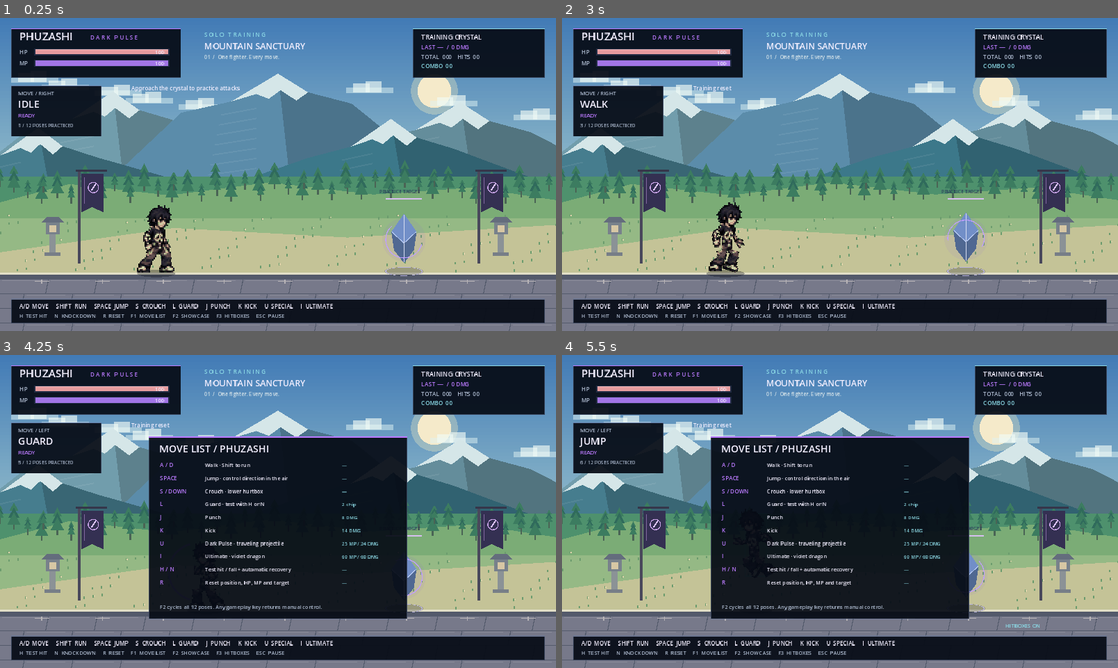
Above: before the commit, frames 1-4 (two rows, left to right).
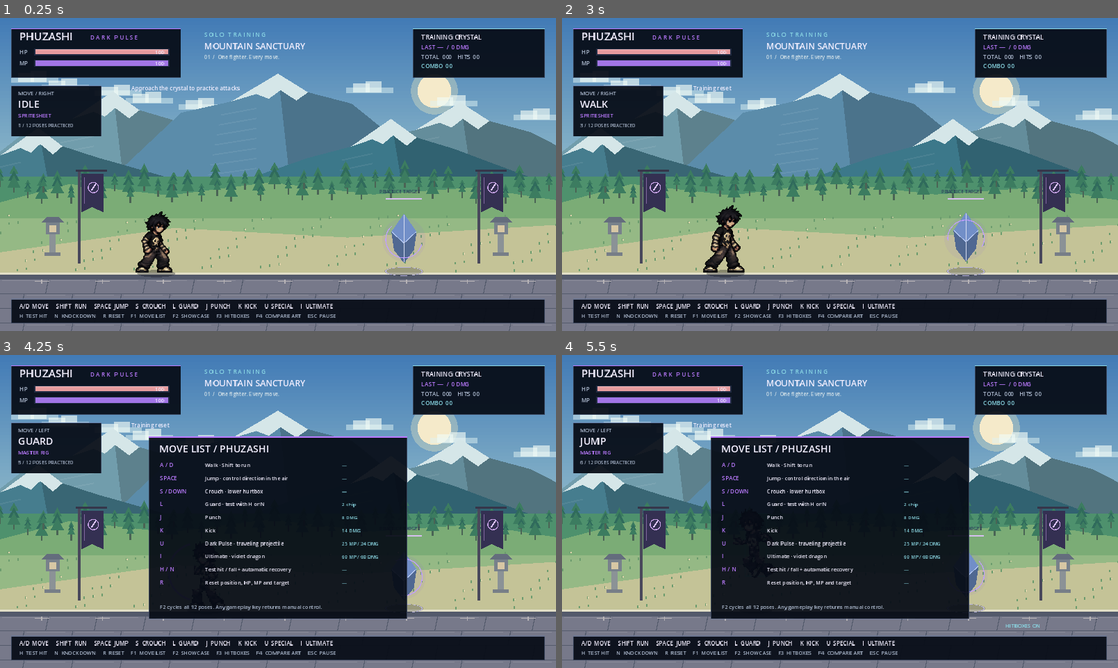
Above: after the commit, the same moments.

Repository: poohkk567-sys/game
Game: Godot game, scene res://scenes/main.tscn
Two runs of this game, one before a commit and one after it. Both use one fixed random seed, a clock stepped at 60 frames per second and the inputs below.
Inputs:
- Up to frame 1 (0.25 s): no input
- Up to frame 2 (3 s): tap Enter at 0.5 s; hold D (move_right) 0.53-1.28 s; hold S (crouch) 0.53-1.28 s; tap Space (jump) at 0.77, 1.07, 1.52, 1.55, 1.82, 2.1 s; tap Shift (run) at 0.8, 1.35 s; tap R (reset) at 1.25, 2.75 s; hold Down 1.28-2.03 s; hold S (crouch) 2.03-2.78 s; hold D (move_right) from 2.03 s (still down); tap S (crouch) at 2.85 s
- Up to frame 3 (4.25 s): tap Space (jump) at 3.02, 3.32, 3.77, 3.8, 4.07 s; tap Shift (run) at 3.05 s; release D (move_right) at 3.53 s; hold A (move_left) from 3.53 s (still down); hold L (guard) from 3.53 s (still down); tap F1 (help) at 4.15 s
- Up to frame 4 (5.5 s): release L (guard) at 4.28 s; tap K (kick) at 4.35 s; tap Space (jump) at 4.52, 4.82 s; tap S (crouch) at 4.55 s; tap F3 (hitboxes) at 4.9 s; release A (move_left) at 5.03 s; hold Down from 5.03 s (still down); hold Shift (run) from 5.03 s (still down); tap J (punch) at 5.1 s

The runs differ from the first frame. In frame 1, 0.8% of the frame differs, in the area x 3-61%, y 30-96%; in frame 2, 0.9%; in frame 3, 0.1%; in frame 4, 0.1%.

Commit message:
Use the idle and walk spritesheet in the playable training scene

Diff:
--- /dev/null
+++ b/assets/characters/drafts/alpha_cutout.gdshader
@@ -0,0 +1,8 @@
+shader_type canvas_item;
+// The generated draft contains faint stray alpha beyond the actual silhouettes.
+// Keep the source PNG intact and suppress that noise only while rendering.
+void fragment() {
+	if (COLOR.a < 0.5) {
+		discard;
+	}
+}
--- /dev/null
+++ b/assets/characters/drafts/idle_walk_frames.tres
@@ -0,0 +1,160 @@
+[gd_resource type="SpriteFrames" format=3]
+
+[ext_resource type="Texture2D" path="res://assets/characters/drafts/idle_walk_draft.png" id="1_h15kn"]
+
+[sub_resource type="AtlasTexture" id="AtlasTexture_7l8gm"]
+atlas = ExtResource("1_h15kn")
+region = Rect2(68, 56, 155, 267)
+margin = Rect2(72, 73, 165, 95)
+filter_clip = true
+
+[sub_resource type="AtlasTexture" id="AtlasTexture_ppm2m"]
+atlas = ExtResource("1_h15kn")
+region = Rect2(340, 64, 156, 259)
+margin = Rect2(72, 81, 164, 103)
+filter_clip = true
+
+[sub_resource type="AtlasTexture" id="AtlasTexture_wol80"]
+atlas = ExtResource("1_h15kn")
+region = Rect2(611, 62, 155, 261)
+margin = Rect2(71, 79, 165, 101)
+filter_clip = true
+
+[sub_resource type="AtlasTexture" id="AtlasTexture_oa8ak"]
+atlas = ExtResource("1_h15kn")
+region = Rect2(882, 77, 157, 246)
+margin = Rect2(71, 94, 163, 116)
+filter_clip = true
+
+[sub_resource type="AtlasTexture" id="AtlasTexture_ttc5q"]
+atlas = ExtResource("1_h15kn")
+region = Rect2(1153, 73, 158, 250)
+margin = Rect2(73, 90, 162, 112)
+filter_clip = true
+
+[sub_resource type="AtlasTexture" id="AtlasTexture_f47nf"]
+atlas = ExtResource("1_h15kn")
+region = Rect2(1425, 64, 156, 259)
+margin = Rect2(72, 81, 164, 103)
+filter_clip = true
+
+[sub_resource type="AtlasTexture" id="AtlasTexture_jqva7"]
+atlas = ExtResource("1_h15kn")
+region = Rect2(1694, 56, 158, 267)
+margin = Rect2(68, 73, 162, 95)
+filter_clip = true
+
+[sub_resource type="AtlasTexture" id="AtlasTexture_iqxm5"]
+atlas = ExtResource("1_h15kn")
+region = Rect2(1966, 56, 156, 267)
+margin = Rect2(71, 73, 164, 95)
+filter_clip = true
+
+[sub_resource type="AtlasTexture" id="AtlasTexture_i0auw"]
+atlas = ExtResource("1_h15kn")
+region = Rect2(51, 387, 174, 286)
+margin = Rect2(66, 54, 146, 76)
+filter_clip = true
+
+[sub_resource type="AtlasTexture" id="AtlasTexture_x31r7"]
+atlas = ExtResource("1_h15kn")
+region = Rect2(320, 387, 179, 286)
+margin = Rect2(63, 54, 141, 76)
+filter_clip = true
+
+[sub_resource type="AtlasTexture" id="AtlasTexture_5p427"]
+atlas = ExtResource("1_h15kn")
+region = Rect2(594, 387, 175, 286)
+margin = Rect2(62, 54, 145, 76)
+filter_clip = true
+
+[sub_resource type="AtlasTexture" id="AtlasTexture_unm8p"]
+atlas = ExtResource("1_h15kn")
+region = Rect2(866, 387, 180, 286)
+margin = Rect2(63, 54, 140, 76)
+filter_clip = true
+
+[sub_resource type="AtlasTexture" id="AtlasTexture_axdl6"]
+atlas = ExtResource("1_h15kn")
+region = Rect2(1142, 387, 168, 286)
+margin = Rect2(68, 54, 152, 76)
+filter_clip = true
+
+[sub_resource type="AtlasTexture" id="AtlasTexture_crpw3"]
+atlas = ExtResource("1_h15kn")
+region = Rect2(1443, 388, 131, 285)
+margin = Rect2(98, 55, 189, 77)
+filter_clip = true
+
+[sub_resource type="AtlasTexture" id="AtlasTexture_o10lj"]
+atlas = ExtResource("1_h15kn")
+region = Rect2(1679, 387, 181, 286)
+margin = Rect2(61, 54, 139, 76)
+filter_clip = true
+
+[sub_resource type="AtlasTexture" id="AtlasTexture_qgxtg"]
+atlas = ExtResource("1_h15kn")
+region = Rect2(1954, 387, 171, 286)
+margin = Rect2(68, 54, 149, 76)
+filter_clip = true
+
+[resource]
+animations = [{
+"frames": [{
+"duration": 1.0,
+"texture": SubResource("AtlasTexture_7l8gm")
+}, {
+"duration": 1.0,
+"texture": SubResource("AtlasTexture_ppm2m")
+}, {
+"duration": 1.0,
+"texture": SubResource("AtlasTexture_wol80")
+}, {
+"duration": 1.0,
+"texture": SubResource("AtlasTexture_oa8ak")
+}, {
+"duration": 1.0,
+"texture": SubResource("AtlasTexture_ttc5q")
+}, {
+"duration": 1.0,
+"texture": SubResource("AtlasTexture_f47nf")
+}, {
+"duration": 1.0,
+"texture": SubResource("AtlasTexture_jqva7")
+}, {
+"duration": 1.0,
+"texture": SubResource("AtlasTexture_iqxm5")
+}],
+"loop": true,
+"name": &"IDLE",
+"speed": 6.0
+}, {
+"frames": [{
+"duration": 1.0,
+"texture": SubResource("AtlasTexture_i0auw")
+}, {
+"duration": 1.0,
+"texture": SubResource("AtlasTexture_x31r7")
+}, {
+"duration": 1.0,
+"texture": SubResource("AtlasTexture_5p427")
+}, {
+"duration": 1.0,
+"texture": SubResource("AtlasTexture_unm8p")
+}, {
+"duration": 1.0,
+"texture": SubResource("AtlasTexture_axdl6")
+}, {
+"duration": 1.0,
+"texture": SubResource("AtlasTexture_crpw3")
+}, {
+"duration": 1.0,
+"texture": SubResource("AtlasTexture_o10lj")
+}, {
+"duration": 1.0,
+"texture": SubResource("AtlasTexture_qgxtg")
+}],
+"loop": true,
+"name": &"WALK",
+"speed": 11.0
+}]
--- /dev/null
+++ b/assets/characters/drafts/idle_walk_manifest.json
@@ -0,0 +1,210 @@
+{
+	"alpha_threshold": 0.5,
+	"canvas": [
+		320,
+		362
+	],
+	"frames": [
+		{
+			"animation": "IDLE",
+			"floor_y": 323,
+			"frame": 0,
+			"region": [
+				68,
+				56,
+				155,
+				267
+			],
+			"waist_x": 156
+		},
+		{
+			"animation": "IDLE",
+			"floor_y": 323,
+			"frame": 1,
+			"region": [
+				340,
+				64,
+				156,
+				259
+			],
+			"waist_x": 428
+		},
+		{
+			"animation": "IDLE",
+			"floor_y": 323,
+			"frame": 2,
+			"region": [
+				611,
+				62,
+				155,
+				261
+			],
+			"waist_x": 700
+		},
+		{
+			"animation": "IDLE",
+			"floor_y": 323,
+			"frame": 3,
+			"region": [
+				882,
+				77,
+				157,
+				246
+			],
+			"waist_x": 971
+		},
+		{
+			"animation": "IDLE",
+			"floor_y": 323,
+			"frame": 4,
+			"region": [
+				1153,
+				73,
+				158,
+				250
+			],
+			"waist_x": 1240
+		},
+		{
+			"animation": "IDLE",
+			"floor_y": 323,
+			"frame": 5,
+			"region": [
+				1425,
+				64,
+				156,
+				259
+			],
+			"waist_x": 1513
+		},
+		{
+			"animation": "IDLE",
+			"floor_y": 323,
+			"frame": 6,
+			"region": [
+				1694,
+				56,
+				158,
+				267
+			],
+			"waist_x": 1786
+		},
+		{
+			"animation": "IDLE",
+			"floor_y": 323,
+			"frame": 7,
+			"region": [
+				1966,
+				56,
+				156,
+				267
+			],
+			"waist_x": 2055
+		},
+		{
+			"animation": "WALK",
+			"floor_y": 673,
+			"frame": 0,
+			"region": [
+				51,
+				387,
+				174,
+				286
+			],
+			"waist_x": 145
+		},
+		{
+			"animation": "WALK",
+			"floor_y": 673,
+			"frame": 1,
+			"region": [
+				320,
+				387,
+				179,
+				286
+			],
+			"waist_x": 417
+		},
+		{
+			"animation": "WALK",
+			"floor_y": 673,
+			"frame": 2,
+			"region": [
+				594,
+				387,
+				175,
+				286
+			],
+			"waist_x": 692
+		},
+		{
+			"animation": "WALK",
+			"floor_y": 673,
+			"frame": 3,
+			"region": [
+				866,
+				387,
+				180,
+				286
+			],
+			"waist_x": 963
+		},
+		{
+			"animation": "WALK",
+			"floor_y": 673,
+			"frame": 4,
+			"region": [
+				1142,
+				387,
+				168,
+				286
+			],
+			"waist_x": 1234
+		},
+		{
+			"animation": "WALK",
+			"floor_y": 673,
+			"frame": 5,
+			"region": [
+				1443,
+				388,
+				131,
+				285
+			],
+			"waist_x": 1505
+		},
+		{
+			"animation": "WALK",
+			"floor_y": 673,
+			"frame": 6,
+			"region": [
+				1679,
+				387,
+				181,
+				286
+			],
+			"waist_x": 1778
+		},
+		{
+			"animation": "WALK",
+			"floor_y": 673,
+			"frame": 7,
+			"region": [
+				1954,
+				387,
+				171,
+				286
+			],
+			"waist_x": 2046
+		}
+	],
+	"pivot": [
+		160,
+		340
+	],
+	"size": [
+		2172,
+		724
+	],
+	"source": "res://assets/characters/drafts/idle_walk_draft.png"
+}
--- a/scenes/phuzashi.tscn
+++ b/scenes/phuzashi.tscn
@@ -19,6 +19,7 @@
 
 [node name="Rig" type="Node2D" parent="."]
 script = ExtResource("2")
+use_draft_spritesheet = true
 
 [node name="CollisionShape2D" type="CollisionShape2D" parent="."]
 position = Vector2(0, -72)
--- /dev/null
+++ b/scripts/character/draft_sprite_animation.gd
@@ -0,0 +1,32 @@
+extends AnimatedSprite2D
+## Trial playback of complete illustrated frames. No bones or mesh deformation.
+const FRAMES: SpriteFrames = preload("res://assets/characters/drafts/idle_walk_frames.tres")
+const CUTOUT: Shader = preload("res://assets/characters/drafts/alpha_cutout.gdshader")
+const FRAME_SCALE: float = 52.0/286.0
+const PIVOT := Vector2(160,340)
+
+func _ready() -> void:
+	sprite_frames = FRAMES
+	centered = false
+	texture_filter = CanvasItem.TEXTURE_FILTER_NEAREST
+	scale = Vector2.ONE*FRAME_SCALE
+	position = -PIVOT*FRAME_SCALE
+	var cutout := ShaderMaterial.new()
+	cutout.shader = CUTOUT
+	material = cutout
+	visible = false
+
+func show_state(state: String, enabled: bool) -> bool:
+	var supported: bool = enabled and sprite_frames.has_animation(state)
+	visible = supported
+	if supported:
+		if animation != state or not is_playing():
+			play(state)
+	else:
+		stop()
+	return supported
+
+func restart() -> void:
+	stop()
+	frame = 0
+	frame_progress = 0.0
--- a/scripts/character/input_setup.gd
+++ b/scripts/character/input_setup.gd
@@ -8,7 +8,7 @@
 		"guard": [KEY_L], "punch": [KEY_J], "kick": [KEY_K],
 		"special": [KEY_U], "ultimate": [KEY_I], "test_hit": [KEY_H],
 		"test_fall": [KEY_N], "reset": [KEY_R], "help": [KEY_F1],
-		"showcase": [KEY_F2], "hitboxes": [KEY_F3], "pause": [KEY_ESCAPE]
+		"showcase": [KEY_F2], "hitboxes": [KEY_F3], "sprite_trial": [KEY_F4], "pause": [KEY_ESCAPE]
 	}
 	for action: String in bindings:
 		if InputMap.has_action(action):
--- a/scripts/character/phuzashi_rig.gd
+++ b/scripts/character/phuzashi_rig.gd
@@ -2,6 +2,10 @@
 ## A welded textured skin follows the original-pixel joint rig without cut seams.
 ## Original texture, rigid face and footwear; joint transitions share vertices.
 ## At the rest pose the pieces reconstruct the approved master exactly.
+
+const DraftAnimation = preload("res://scripts/character/draft_sprite_animation.gd")
+@export var use_draft_spritesheet: bool = false
+var draft_animation: AnimatedSprite2D
 
 const MASTER: Texture2D = preload("res://assets/characters/PHUZASHI_MASTER_SHOES_APPROVED.png")
 const CLIPS: Array[String] = ["IDLE", "WALK", "RUN", "JUMP", "CROUCH", "GUARD", "PUNCH", "KICK", "HIT", "FALL", "SPECIAL", "ULTIMATE"]
@@ -53,6 +57,10 @@
 	_build_rig()
 	_build_skin()
 	_build_timelines()
+	draft_animation = AnimatedSprite2D.new()
+	draft_animation.name = "DraftSpriteAnimation"
+	draft_animation.set_script(DraftAnimation)
+	add_child(draft_animation)
 	apply_pose(REST)
 
 static func pixel_owner(x: int, y: int) -> String:
@@ -263,9 +271,23 @@
 		joints[order[i]].rotation_degrees = float(pose[i + 2])
 
 	_update_skin(plant_on_floor)
+	_sync_presentation()
+
+func set_draft_enabled(enabled: bool) -> void:
+	use_draft_spritesheet = enabled
+	_sync_presentation()
+
+func _sync_presentation() -> void:
+	if not is_instance_valid(draft_animation):
+		return
+	skin.visible = not draft_animation.show_state(current_clip,use_draft_spritesheet)
+
+func renderer_name() -> String:
+	return "SPRITESHEET" if is_instance_valid(draft_animation) and draft_animation.visible else "MASTER RIG"
 
 func reset_pose() -> void:
 	clock = 0.0
 	current_clip = "IDLE"
 	displayed_pose = REST.duplicate()
+	draft_animation.restart()
 	apply_pose(REST)
--- a/scripts/stage/training_ground.gd
+++ b/scripts/stage/training_ground.gd
@@ -29,9 +29,12 @@
 		show_help = not show_help
 	if event.is_action_pressed("hitboxes") and not event.is_echo():
 		phuzashi.debug_hitboxes = not phuzashi.debug_hitboxes
+	if event.is_action_pressed("sprite_trial") and not event.is_echo():
+		phuzashi.rig.set_draft_enabled(not phuzashi.rig.use_draft_spritesheet)
+		phuzashi.announce("SPRITESHEET TRIAL: IDLE / WALK" if phuzashi.rig.use_draft_spritesheet else "Original master animation")
 	if event.is_action_pressed("showcase") and not event.is_echo():
 		set_showcase(not showcase)
-	elif showcase and event is InputEventKey and event.pressed and not event.echo and not event.is_action("pause") and not event.is_action("help") and not event.is_action("hitboxes"):
+	elif showcase and event is InputEventKey and event.pressed and not event.echo and not event.is_action("pause") and not event.is_action("help") and not event.is_action("hitboxes") and not event.is_action("sprite_trial"):
 		set_showcase(false)
 
 func _physics_process(delta: float) -> void:
--- a/scripts/ui/training_hud.gd
+++ b/scripts/ui/training_hud.gd
@@ -35,7 +35,7 @@
 	_text(Vector2(42,178), "MOVE / " + ("LEFT" if player.facing < 0 else "RIGHT"), 12, MUTED)
 	_text(Vector2(42,207), player.state_name, 23, WHITE)
 	var phase: String = player.attack_phase()
-	_text(Vector2(42,229), phase, 12, CYAN if phase == "ACTIVE" else PURPLE)
+	_text(Vector2(42,229), player.rig.renderer_name() if phase == "READY" else phase, 12, CYAN if phase == "ACTIVE" else PURPLE)
 	_text(Vector2(42,251), "%d / 12 POSES PRACTICED" % player.visited.size(), 11, MUTED)
 	# Target label and health stay near the target rather than obscuring it.
 	var target_x: float = crystal.position.x
@@ -50,7 +50,7 @@
 	# Footer is inside the safe screen area, with every control visible.
 	_panel(Rect2(26,646,1228,56), Color("69728c"))
 	_text(Vector2(44,668), "A/D  MOVE     SHIFT  RUN     SPACE  JUMP     S  CROUCH     L  GUARD     J  PUNCH     K  KICK     U  SPECIAL     I  ULTIMATE", 13, WHITE)
-	_text(Vector2(44,690), "H  TEST HIT     N  KNOCKDOWN     R  RESET     F1  MOVE LIST     F2  SHOWCASE     F3  HITBOXES     ESC  PAUSE", 12, MUTED)
+	_text(Vector2(44,690), "H  TEST HIT     N  KNOCKDOWN     R  RESET     F1  MOVE LIST     F2  SHOWCASE     F3  HITBOXES     F4  COMPARE ART     ESC  PAUSE", 12, MUTED)
 	if player.debug_hitboxes:
 		_text(Vector2(1021,627), "HITBOXES ON", 12, CYAN)
 	if stage.show_help:
--- /dev/null
+++ b/tests/record_sprite_trial.gd
@@ -0,0 +1,41 @@
+extends SceneTree
+## A real gameplay recording: idle, walking both ways, and F4 comparison.
+func _initialize() -> void:
+	call_deferred("record")
+
+func frames(count: int) -> void:
+	for i in range(count):
+		await process_frame
+
+func record() -> void:
+	var stage: Node2D = load("res://scenes/main.tscn").instantiate()
+	root.add_child(stage)
+	await frames(30)
+	await RenderingServer.frame_post_draw
+	root.get_texture().get_image().save_png("res://work/spritesheet_idle.png")
+	await frames(30)
+	Input.action_press("move_right")
+	await frames(35)
+	await RenderingServer.frame_post_draw
+	root.get_texture().get_image().save_png("res://work/spritesheet_walk.png")
+	await frames(25)
+	Input.action_release("move_right")
+	Input.action_press("move_left")
+	await frames(60)
+	Input.action_release("move_left")
+	await frames(30)
+	var compare := InputEventKey.new()
+	compare.physical_keycode = KEY_F4
+	compare.pressed = true
+	stage._input(compare)
+	await frames(60)
+	Input.action_press("move_right")
+	await frames(60)
+	Input.action_release("move_right")
+	Input.action_press("move_left")
+	await frames(60)
+	Input.action_release("move_left")
+	await frames(30)
+	stage._input(compare)
+	await frames(30)
+	quit()
--- /dev/null
+++ b/tests/test_sprite_render.gd
@@ -0,0 +1,52 @@
+extends SceneTree
+## Render every complete draft frame, with floor alignment and both facings.
+var failures: int = 0
+var samples: int = 0
+
+func _initialize() -> void:
+	call_deferred("run")
+
+func run() -> void:
+	var viewport := SubViewport.new()
+	viewport.size = Vector2i(320,256)
+	viewport.transparent_bg = true
+	viewport.render_target_update_mode = SubViewport.UPDATE_ALWAYS
+	root.add_child(viewport)
+	var rig := Node2D.new()
+	rig.set_script(load("res://scripts/character/phuzashi_rig.gd"))
+	rig.use_draft_spritesheet = true
+	viewport.add_child(rig)
+	rig.position = Vector2(160,220)
+	for facing: int in [-1,1]:
+		for clip: String in ["IDLE","WALK"]:
+			rig.animate(clip,1.0/60.0,facing)
+			var sprite: AnimatedSprite2D = rig.draft_animation
+			sprite.pause()
+			for frame in range(8):
+				sprite.frame = frame
+				rig.position.x = 160.375 if frame % 2 else 160.0
+				await process_frame
+				await RenderingServer.frame_post_draw
+				var image: Image = viewport.get_texture().get_image()
+				var bitmap := BitMap.new()
+				bitmap.create_from_image_alpha(image,0.5)
+				var components: int = 0
+				for polygon: PackedVector2Array in bitmap.opaque_to_polygons(Rect2i(0,0,320,256),0.1):
+					var area: float = 0.0
+					for i in range(polygon.size()):
+						area += polygon[i].cross(polygon[(i+1)%polygon.size()])
+					if absf(area)*0.5 > 40.0:
+						components += 1
+				var lowest: int = -1
+				for y in range(256):
+					for x in range(320):
+						if bitmap.get_bit(x,y):
+							lowest = y
+				if components != 1 or lowest < 218 or lowest > 220 or not sprite.visible or rig.skin.visible:
+					failures += 1
+					push_error("Sprite render: %s frame %d facing %d, components=%d bottom=%d" % [clip,frame,facing,components,lowest])
+				samples += 1
+	print("SPRITE RENDER RESULT: %d frames, %d failures" % [samples,failures])
+	viewport.queue_free()
+	await process_frame
+	quit(1 if failures > 0 else 0)
--- /dev/null
+++ b/tests/test_sprite_trial.gd
@@ -0,0 +1,89 @@
+extends SceneTree
+var checks: int = 0
+var failures: int = 0
+var stage: Node2D
+var player: PhuzashiCharacter
+
+func _initialize() -> void:
+	call_deferred("run")
+
+func expect(condition: bool, label: String) -> void:
+	checks += 1
+	if condition:
+		print("PASS ",label)
+	else:
+		failures += 1
+		push_error("FAIL "+label)
+
+func frames(count: int) -> void:
+	for i in range(count):
+		await physics_frame
+		await process_frame
+
+func run() -> void:
+	stage = load("res://scenes/main.tscn").instantiate()
+	root.add_child(stage)
+	player = stage.get_node("PHUZASHI")
+	await frames(5)
+	var sprite: AnimatedSprite2D = player.rig.draft_animation
+	expect(player.rig.use_draft_spritesheet and sprite.visible and not player.rig.skin.visible,"Main scene defaults to the actual spritesheet trial")
+	expect(sprite.animation == "IDLE" and sprite.sprite_frames.get_frame_count("IDLE") == 8,"Idle loads eight full-body frames")
+	expect(sprite.sprite_frames.get_frame_count("WALK") == 8,"Walk loads eight full-body frames")
+	var initial: int = sprite.frame
+	await frames(12)
+	expect(sprite.frame != initial,"AnimatedSprite2D advances real frames during idle")
+	var anchored: bool = true
+	var body_height: float = 0.0
+	for animation: String in ["IDLE","WALK"]:
+		for i in range(8):
+			var atlas: AtlasTexture = sprite.sprite_frames.get_frame_texture(animation,i)
+			anchored = anchored and atlas.get_size() == Vector2(320,362)
+			anchored = anchored and absf(atlas.margin.position.y+atlas.region.size.y-340.0)<0.001
+			body_height = maxf(body_height,atlas.region.size.y*sprite.scale.y*3.0)
+	expect(anchored,"Every atlas frame has a shared canvas and feet baseline")
+	expect(absf(body_height-156.0)<0.01,"One uniform scale keeps the maximum body height at 156 pixels")
+	Input.action_press("move_right")
+	await frames(12)
+	expect(player.state_name == "WALK" and sprite.visible and sprite.animation == "WALK","Actual movement selects the walking spritesheet")
+	initial = sprite.frame
+	await frames(8)
+	expect(sprite.frame != initial,"Walk advances its illustrated frames")
+	Input.action_release("move_right")
+	Input.action_press("move_left")
+	await frames(15)
+	expect(player.facing == -1 and player.rig.scale.x < 0 and sprite.visible,"Walking left mirrors the complete sprite")
+	Input.action_press("run")
+	await frames(15)
+	expect(player.state_name == "RUN" and not sprite.visible and player.rig.skin.visible,"Unillustrated states keep the existing playable animation")
+	Input.action_release("run")
+	Input.action_release("move_left")
+	await frames(15)
+	var position_before: Vector2 = player.position
+	var toggle := InputEventKey.new()
+	toggle.physical_keycode = KEY_F4
+	toggle.pressed = true
+	stage._input(toggle)
+	expect(not player.rig.use_draft_spritesheet and not sprite.visible and player.rig.skin.visible,"F4 compares with the master renderer")
+	expect(player.position == position_before and player.health == 100,"Art comparison leaves physics and resources unchanged")
+	stage._input(toggle)
+	expect(player.rig.use_draft_spritesheet and sprite.visible,"F4 restores the spritesheet")
+	player.reset_training()
+	await frames(2)
+	expect(sprite.visible and sprite.animation == "IDLE","Reset returns to illustrated idle")
+	player.start_action("PUNCH")
+	await frames(3)
+	expect(player.state_name == "PUNCH" and not sprite.visible and player.rig.skin.visible,"Combat remains available with the existing animation")
+	await frames(30)
+	expect(player.state_name == "IDLE" and sprite.visible,"Combat recovery returns to the spritesheet")
+	var pause := InputEventKey.new()
+	pause.physical_keycode = KEY_ESCAPE
+	pause.pressed = true
+	stage._input(pause)
+	var paused_frame: int = sprite.frame
+	await frames(20)
+	expect(sprite.frame == paused_frame,"Pause freezes AnimatedSprite2D playback")
+	stage._input(pause)
+	stage.queue_free()
+	await frames(2)
+	print("SPRITE TRIAL RESULT: %d checks, %d failures" % [checks,failures])
+	quit(1 if failures > 0 else 0)
--- a/tests/test_training.gd
+++ b/tests/test_training.gd
@@ -254,7 +254,7 @@
 
 func _test_skin_topology() -> void:
 	var rig: Node2D = player.rig
-	expect(rig.skin.visible and rig.skin.texture == rig.MASTER, "Continuous skin renders the unchanged original texture")
+	expect(rig.skin.visible != rig.draft_animation.visible and rig.skin.texture == rig.MASTER, "Exactly one renderer is visible and master texture is preserved")
 	var hidden: bool = true
 	for part: String in rig.pieces:
 		hidden = hidden and not rig.pieces[part].visible
--- /dev/null
+++ b/tools/import_draft_spritesheet.gd
@@ -0,0 +1,68 @@
+extends SceneTree
+## Rebuild the trial's SpriteFrames without resampling or repainting the PNG.
+const SOURCE: String = "res://assets/characters/drafts/idle_walk_draft.png"
+const OUTPUT: String = "res://assets/characters/drafts/idle_walk_frames.tres"
+const CANVAS := Vector2i(320,362)
+const PIVOT := Vector2i(160,340)
+
+func _initialize() -> void:
+	call_deferred("build")
+
+func build() -> void:
+	var atlas: Texture2D = load(SOURCE)
+	var image: Image = atlas.get_image() if atlas != null else null
+	if image == null or atlas == null:
+		push_error("Cannot load draft atlas")
+		quit(1)
+		return
+	var frames := SpriteFrames.new()
+	frames.remove_animation("default")
+	var manifest: Dictionary = {"source":SOURCE,"size":[image.get_width(),image.get_height()],"canvas":[CANVAS.x,CANVAS.y],"pivot":[PIVOT.x,PIVOT.y],"alpha_threshold":0.5,"frames":[]}
+	for row in range(2):
+		var animation: String = "IDLE" if row == 0 else "WALK"
+		frames.add_animation(animation)
+		frames.set_animation_speed(animation, 6.0 if row == 0 else 11.0)
+		frames.set_animation_loop(animation,true)
+		for column in range(8):
+			var left: int = roundi(column*image.get_width()/8.0)
+			var right: int = roundi((column+1)*image.get_width()/8.0)
+			var top: int = row*image.get_height()/2
+			var bottom: int = (row+1)*image.get_height()/2
+			var minimum := Vector2i(right,bottom)
+			var maximum := Vector2i(-1,-1)
+			for y in range(top,bottom):
+				for x in range(left,right):
+					if image.get_pixel(x,y).a >= 0.5:
+						minimum = Vector2i(mini(minimum.x,x),mini(minimum.y,y))
+						maximum = Vector2i(maxi(maximum.x,x),maxi(maximum.y,y))
+			if maximum.x < 0:
+				push_error("Empty atlas cell")
+				quit(1)
+				return
+			var region := Rect2i(minimum,maximum-minimum+Vector2i.ONE)
+			# Anchor at the waist, not the bounding-box center: a forward fist or
+			# extended foot must not shift the entire character horizontally.
+			var centers: Array[float] = []
+			for y in range(region.position.y+roundi(region.size.y*0.61),region.position.y+roundi(region.size.y*0.68)):
+				var lo: int = right
+				var hi: int = -1
+				for x in range(left,right):
+					if image.get_pixel(x,y).a >= 0.5:
+						lo = mini(lo,x)
+						hi = maxi(hi,x)
+				if hi >= lo:
+					centers.append((lo+hi+1)*0.5)
+			centers.sort()
+			var waist: int = roundi(centers[centers.size()/2])
+			var texture := AtlasTexture.new()
+			texture.atlas = atlas
+			texture.region = region
+			texture.margin = Rect2(Vector2(PIVOT.x-(waist-region.position.x),PIVOT.y-region.size.y),Vector2(CANVAS-region.size))
+			texture.filter_clip = true
+			frames.add_frame(animation,texture)
+			manifest.frames.append({"animation":animation,"frame":column,"region":[region.position.x,region.position.y,region.size.x,region.size.y],"waist_x":waist,"floor_y":region.end.y})
+	var error: Error = ResourceSaver.save(frames,OUTPUT)
+	var file := FileAccess.open("res://assets/characters/drafts/idle_walk_manifest.json",FileAccess.WRITE)
+	file.store_string(JSON.stringify(manifest,"\t")+"\n")
+	print("Imported ",frames.get_frame_count("IDLE")," IDLE and ",frames.get_frame_count("WALK")," WALK frames; shared feet pivot ",PIVOT)
+	quit(0 if error == OK else 1)
Not shown, added: assets/characters/drafts/alpha_cutout.gdshader.uid
Binary file added: assets/characters/drafts/idle_walk_draft.png
Not shown, added: assets/characters/drafts/idle_walk_draft.png.import
Binary file added: docs/screenshots/spritesheet_idle.png
Binary file added: docs/screenshots/spritesheet_walk.png
Not shown, added: scripts/character/draft_sprite_animation.gd.uid
Not shown, added: tests/record_sprite_trial.gd.uid
Not shown, added: tests/test_sprite_render.gd.uid
Not shown, added: tests/test_sprite_trial.gd.uid
Not shown, added: tools/import_draft_spritesheet.gd.uid
Not shown, changed: .github/workflows/godot.yml
Not shown, changed: CODEX_PROMPT_TH.md
(and 5 more such lines)
